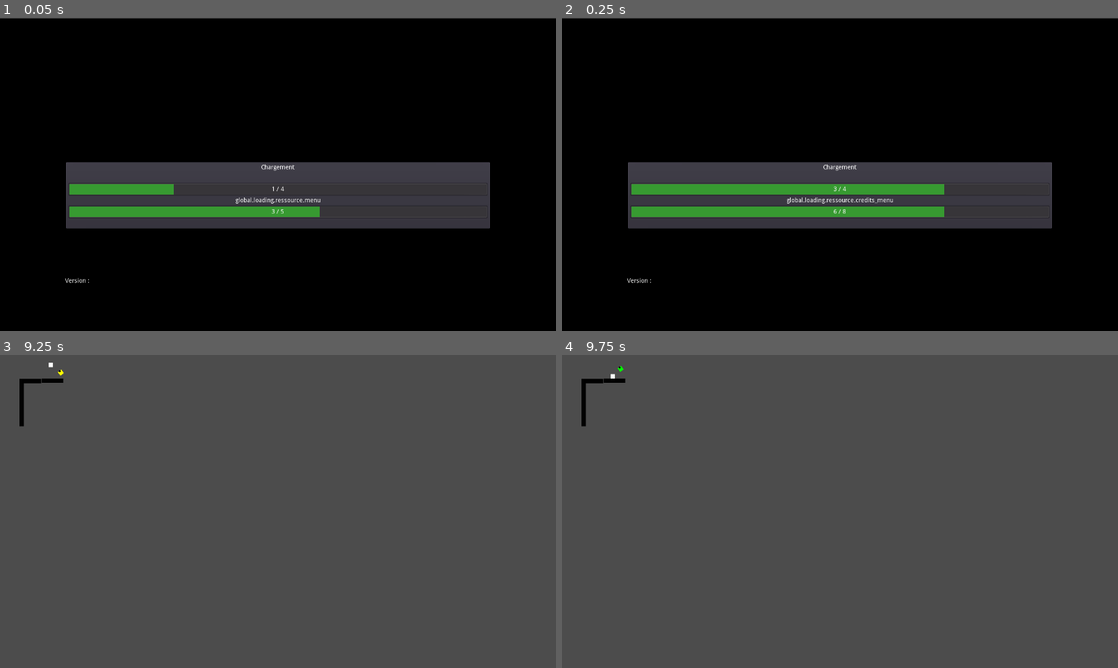
Above: before the commit, frames 1-4 (two rows, left to right).
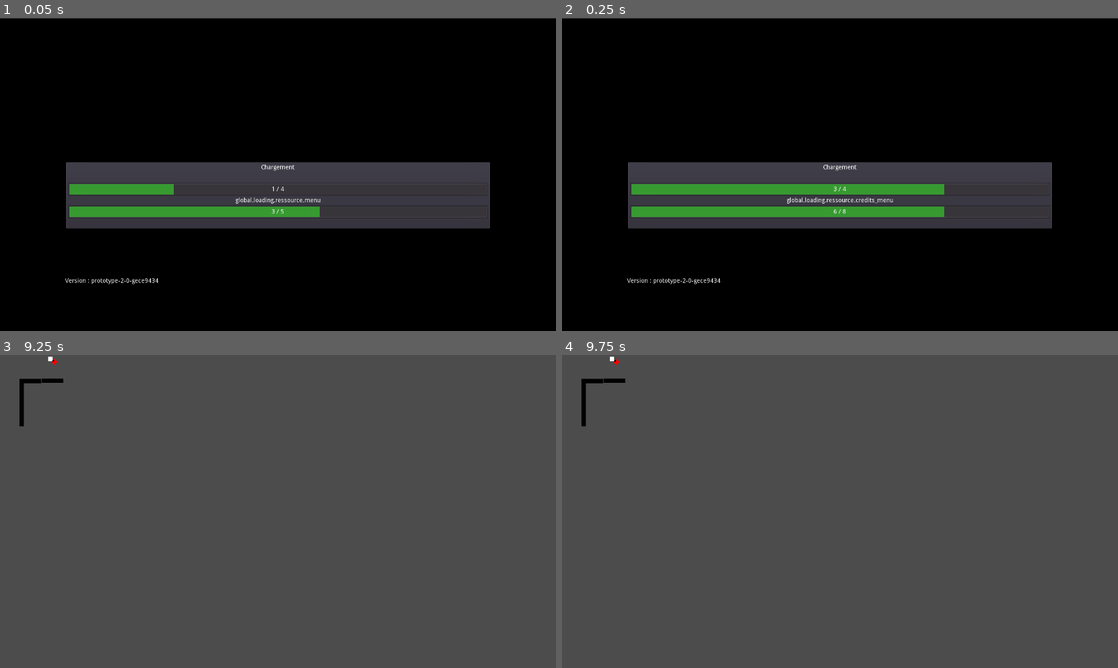
Above: after the commit, the same moments.

Repository: ChickenStorm/arcadia_game_jam_5
Game: Godot game, scene res://main.tscn
The game is run twice, just before and just after one commit, with the same random seed, the same clock (stepped at 60 frames per second) and the same inputs.
Inputs (mouse positions are in pixels of both pictures, inside the frame that each line leads up to):
- Up to frame 1 (0.05 s): no input
- Up to frame 2 (0.25 s): no input
- Up to frame 3 (9.25 s): click "Jouer" at 0.5 s; tap Enter at 1.25, 2.75, 4.25 s; move the mouse to (400, 495) at 1.27 s; hold D (move_right) 1.28-2 s; tap Space (action_meow) at 1.35, 2, 2.85, 3.5, 4.35, 5, 5.85, 7.35, 8.85 s; click (400, 495) at 1.42 s; drag from (166, 527) to (50, 367) at 2.02 s; move the mouse to (333, 442) at 2.77 s; hold D (move_right) 2.78-3.5 s; drag from (250, 574) to (44, 392) at 3.52 s; move the mouse to (444, 558) at 4.27 s; hold A (move_left) 4.28-5 s; drag from (111, 464) to (50, 389) at 5.02 s; move the mouse to (305, 511) at 5.77 s; hold S (move_down) 5.78-6.5 s; click (305, 511) at 5.92 s; drag from (194, 433) to (166, 527) at 6.52 s; move the mouse to (400, 495) at 7.27 s; hold W (move_up) 7.28-8 s; drag from (166, 527) to (66, 380) at 8.02 s; move the mouse to (333, 442) at 8.77 s; hold S (move_down) from 8.78 s (still down)
- Up to frame 4 (9.75 s): release S (move_down) at 9.5 s; drag from (812, 574) to (623, 370) at 9.52 s

The runs differ from the first frame. In frame 1, 0.1% of the frame differs, in the area x 16-29%, y 83-86%; in frame 2, 0.1%; in frame 3, less than 0.1%; in frame 4, less than 0.1%.

Commit message:
fix proto 2

Diff:
--- a/config/config.gd
+++ b/config/config.gd
@@ -136,7 +136,7 @@
 		var full_screen = config.get_value(GRAPHICS_SECTION_NAME, FULLSCREEN_CONFIG_NAME)
 		OS.window_fullscreen = full_screen
 	else:
-		pass
+		OS.window_fullscreen = false
 	if not OS.window_fullscreen:
 		OS.center_window()
 
@@ -149,7 +149,8 @@
 
 
 static func _load_default_settings():
-	OS.window_fullscreen = true
+	OS.window_fullscreen = false
+	OS.center_window()
 	TranslationServer.set_locale(DEFAULT_LOCALE)
 
 
--- a/game/Persone.gd
+++ b/game/Persone.gd
@@ -5,7 +5,8 @@
 const ANGLE_LIMITOR = ANGLE_SPEED * 2.0 / 30.0
 
 var cat = null setget set_cat
-var see_cat = false
+var cat_in_area = false
+var see_cat = false setget set_see_cat
 var inspect_sound = false
 var path = null
 
@@ -25,13 +26,14 @@
 # Called every frame. 'delta' is the elapsed time since the previous frame.
 func _process(delta):
 	if ray != null and cat != null:
-		if see_cat:
+		if cat_in_area:
 			var vec_cat = cat.position - self.position
 			ray.cast_to = vec_cat.rotated(-self.rotation)
-			if not ray.is_colliding():
+			self.see_cat = not ray.is_colliding()
+			if see_cat:
 				move_and_collide(vec_cat.normalized() * delta * SPEED_FACTOR)
 				rotate_to_dir(delta, vec_cat)
-		elif inspect_sound and path != null:
+		if inspect_sound and path != null:
 			var last_pt = self.position
 			var remaining_dist = delta * SPEED_FACTOR
 			while path.size() > 0:
@@ -55,17 +57,17 @@
 
 
 func _on_body_exited(area):
-	color_rect.color = Color(0, 255, 0)
-	see_cat = false
+	cat_in_area = false
+	self.see_cat = false
 
 
 func _on_body_entered(area):
+	cat_in_area = true
 	var vec_cat = cat.position - self.position
 	ray.cast_to = vec_cat.rotated(-self.rotation)
-	if not ray.is_colliding():
-		color_rect.color = Color(255, 0, 0)
-		see_cat = true
-		inspect_sound = false
+	#if not ray.is_colliding():
+	#	self.see_cat = true
+
 
 func set_cat(cat_var):
 	cat = cat_var
@@ -83,7 +85,20 @@
 
 
 func _on_area_entered(area):
-	color_rect.color = Color(255, 255, 0)
-	inspect_sound = true
-	_update_navigation_path(self.position, area.get_parent().position)
-	print(path)
+	if not see_cat:
+		color_rect.color = Color(255, 255, 0)
+		inspect_sound = true
+		_update_navigation_path(self.position, area.get_parent().position)
+
+
+
+func set_see_cat(new_bool):
+	if new_bool == see_cat:
+		return # we do nothing, we want to register state chnage
+	if new_bool:
+		path = null
+		inspect_sound = false
+		color_rect.color = Color(255, 0, 0)
+	else:
+		color_rect.color = Color(0, 255, 0)
+	see_cat = new_bool
--- a/game/game.tscn
+++ b/game/game.tscn
@@ -18,9 +18,9 @@
 extents = Vector2( 25, 5 )
 
 [sub_resource type="NavigationPolygon" id=5]
-vertices = PoolVector2Array( 151.115, 49.2016, 179.158, 1.20093, 175.367, 198.767, 151, 71.25, 0.5, -0.5, 40.4712, 50.0398, 1.25578, 214.746, 39, 171, 61, 171.75, 60.3904, 71.4455 )
-polygons = [ PoolIntArray( 0, 1, 2, 3 ), PoolIntArray( 4, 1, 0, 5 ), PoolIntArray( 6, 4, 5, 7 ), PoolIntArray( 2, 6, 7, 8 ), PoolIntArray( 3, 2, 8, 9 ) ]
-outlines = [ PoolVector2Array( 179.158, 1.20093, 0.5, -0.5, 1.25578, 214.746, 175.367, 198.767 ), PoolVector2Array( 40.4712, 50.0398, 151.115, 49.2016, 151, 71.25, 60.3904, 71.4455, 61, 171.75, 39, 171 ) ]
+vertices = PoolVector2Array( 0.5, -0.5, 301.431, -1.52719, 151.115, 49.2016, 40.4712, 50.0398, 1.60262, 264.398, 39, 171, 265.409, 256.452, 151, 71.25, 61, 171.75, 60.3904, 71.4455 )
+polygons = [ PoolIntArray( 0, 1, 2, 3 ), PoolIntArray( 4, 0, 3, 5 ), PoolIntArray( 2, 1, 6, 7 ), PoolIntArray( 7, 6, 4, 8 ), PoolIntArray( 8, 9, 7 ), PoolIntArray( 8, 4, 5 ) ]
+outlines = [ PoolVector2Array( 301.431, -1.52719, 0.5, -0.5, 1.60262, 264.398, 265.409, 256.452 ), PoolVector2Array( 40.4712, 50.0398, 151.115, 49.2016, 151, 71.25, 60.3904, 71.4455, 61, 171.75, 39, 171 ) ]
 
 [node name="Game" type="Navigation2D"]
 script = ExtResource( 1 )
--- a/version.tres
+++ b/version.tres
@@ -4,4 +4,4 @@
 
 [resource]
 script = ExtResource( 1 )
-version = ""
+version = "prototype-2-0-gece9434"
Not shown, changed: makefile
